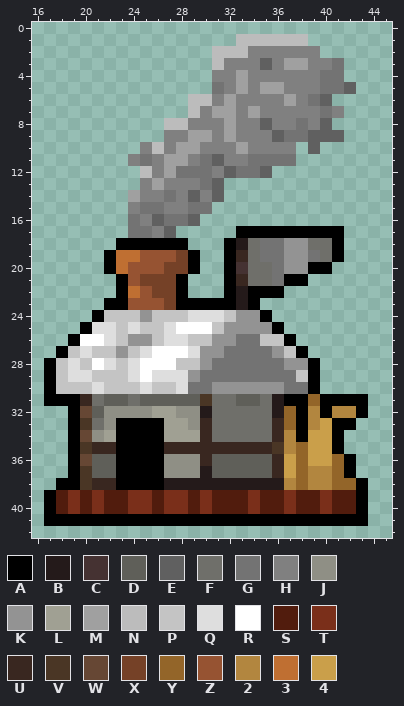
Pixel-art sprite -- KrampitzKreutzwiserSettlersOfCatan/src/textures/playerPieces/whiteHouseSmoke1.png. That is the earlier state.
The file is 60x60 pixels. Colours within 5 levels of each other are drawn and written as one. Shown: x 16..45, y 0..42.
Palette (. is transparent): A #000000  B #241a1a  C #453232  D #5f5f59  E #606060  F #6f6f6a  G #737373  H #808080  J #8f8f85  K #939393  L #a0a093  M #a0a0a0  N #bcbcbc  P #c4c4c4  Q #dedede  R #ffffff  S #511c0d  T #7a2f1a  U #392720  V #4a3625  W #664734  X #754127  Y #936529  Z #965332  2 #b2863f  3 #bf6f32  4 #ca9f4a
Pixels before, first column x 17:
 1 ................NNNNNN.....
 2 ..............NNNHHHHHH....
 3 ..............NHHHEHMMHHG..
 4 ..............HHMHHHHHHGG..
 5 ..............GHMHMMHHHGGE.
 6 ............NNHMHHHHMHGE...
 7 ............NHMMHMHHHHHGH..
 8 ..........NNHHHMHHEHHGHE...
 9 ..........HHMMHMHHHEGGEEE..
10 ........HNHMMHHHMHHHH.E....
11 .......HGHMMHGEHHGGGG......
12 ........NHMGGGHEGGE........
13 ........HMHHHGE............
14 .......MHHGHEHE............
15 .......HGGHHGG.............
16 .......GHEGGE..............
17 .......GGHE.....AAAAAAAAA..
18 ......AAAAAA...ABFGGKKFFA..
19 .....A33ZZZXA..AUFGGKKGFA..
20 .....A3ZZZXXA..ACFFGKKAA...
21 ......AZXXXA...AUFFGAA.....
22 ......A3ZXXA...ABAAA.......
23 .....AAZZZXAAAAABA.........
24 ....APPPKPPPQQQPKKA........
25 ...AQQPQPPQRRRPKKKKA.......
26 ..ARRQPKKPQQPPKKGGPPA......
27 .APQPPKPQRRRQKKGGGGKPA.....
28 APQPRQPQRRRPPKGGGGGGKKA....
29 APQQPPPQRQQQKGGGGGGGGPA....
30 APPPQPPPQPPQGGKKKKKKGGA....
31 AAAUFDDFDDDDDVFFDDFBAAYAAAA
32 ..AWDJJJJLLJJBFFFFFBYA2A22A
33 ..AVFJAAAALLJUFFFFFUYA24AA.
34 ..AWJLAAAALLLUFFFFFU2A44A..
35 ..AVUUAAAAUUUUUUUUUV2Y44A..
36 ..AWDDAAAAJJJUDDDDDU4Y44YA.
37 ..AVDDAAAAJJJBDDDDDU4Y22YA.
38 .AAVUUAAAABBBBBBBBBB2Y22YYA
39 ASTSTSSTTSTTSTSSSTSSTSSTSSA
40 ASTSTSSTTSTTSTSSSTSSTSSTSSA
41 AAAAAAAAAAAAAAAAAAAAAAAAAAA
Once edited:
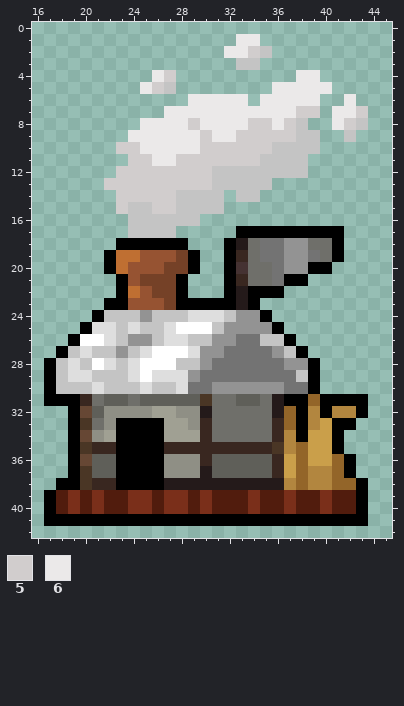
Colours new in this view: 5 #d1cdcd  6 #ebe9e9
Commit: change over the remaining 3 settlements to sages smoke design
The exact change:
There is now colour 5 in row 4 at x 27; in row 5 at x 26; in row 7 at x 43; in row 8 at x 42; in row 10 at x 23 to 24; in row 12 at x 23 to 24.
There is now colour 5 in row 13 at x 22 to 24; in rows 14 to 15 at x 23.
The edit turns colour E into colour 5 in row 8 at x 35; in row 9 at x 36; in row 11 at x 31.
The edit turns colour G into colour 5 in row 9 at x 37; in row 11 at x 25, 30 and 34; in row 12 at x 28 to 30; in row 13 at x 30; in row 14 at x 27; in row 15 at x 26.
The edit turns colour H into colour 5 in row 2 at x 34; in row 7 at x 38 to 39; in row 8 at x 29, 34 and 37; in row 9 at x 33 to 35; in row 10 at x 30 to 32 and 34 to 35; in row 11 at x 24, 29 and 32 to 33.
The edit turns colour H into colour 5 in row 12 at x 26; in row 13 at x 25 and 27 to 29; in row 14 at x 25 to 26; in row 15 at x 27.
The edit turns colour M into colour 5 in row 9 at x 30; in row 10 at x 33; in row 11 at x 28; in row 12 at x 27; in row 13 at x 26; in row 14 at x 24.
The edit turns colour N into colour 5 in row 12 at x 25.
There is now colour 6 in row 4 at x 26; in row 5 at x 25; in row 6 at x 42; in row 7 at x 27 to 28 and 42; in row 8 at x 25 to 26 and 41; in row 9 at x 24 to 26.
The edit turns colour G into colour 6 in row 5 at x 40; in row 6 at x 39.
The edit turns colour H into colour 6 in row 4 at x 38 to 39; in row 5 at x 37 to 39; in row 6 at x 31, 33, 35 to 36 and 38; in row 7 at x 30, 33, 35 to 37 and 41; in row 8 at x 30 to 31, 33 and 36; in row 9 at x 27 to 28 and 31.
The edit turns colour H into colour 6 in row 10 at x 25 and 27; in row 11 at x 26.
The edit turns colour M into colour 6 in row 5 at x 36; in row 6 at x 32 and 37; in row 7 at x 31 to 32 and 34; in row 8 at x 32; in row 9 at x 29 and 32; in row 10 at x 28 to 29.
The edit turns colour M into colour 6 in row 11 at x 27.
The edit turns colour N into colour 6 in row 1 at x 33 to 34; in row 2 at x 32 to 33; in row 6 at x 29 to 30; in row 7 at x 29; in row 8 at x 27 to 28; in row 10 at x 26.
There is now colour P in row 5 at x 27; in row 8 at x 43; in row 9 at x 42; in rows 10 to 11 at x 38; in row 12 at x 36 to 38; in row 13 at x 32 to 35.
There is now colour P in row 14 at x 33 to 34; in row 15 at x 31.
The edit turns colour E into colour P in rows 9 to 10 at x 39; in row 12 at x 32 and 35; in row 13 at x 31; in row 14 at x 29 and 31; in row 16 at x 26 and 29; in row 17 at x 27.
The edit turns colour G into colour P in rows 8 to 9 at x 38; in row 11 at x 35 to 37; in row 12 at x 33 to 34; in row 15 at x 25 and 29 to 30; in row 16 at x 24 and 27 to 28; in row 17 at x 24 to 25.
The edit turns colour H into colour P in row 2 at x 35; in row 3 at x 33 to 34; in row 10 at x 36 to 37; in row 12 at x 31; in row 14 at x 28 and 30; in row 15 at x 24 and 28.
The edit turns colour H into colour P in row 16 at x 25; in row 17 at x 26.
Colour E is gone in row 3 at x 35; in row 5 at x 42; in row 6 at x 40; in row 8 at x 40; in row 9 at x 40 to 41.
Colour G is gone in row 3 at x 41; in row 4 at x 40 to 41; in row 5 at x 31 and 41; in row 7 at x 40.
Colour H is gone in row 2 at x 36 to 39; in row 3 at x 32, 36 and 39 to 40; in row 4 at x 31 to 32 and 34 to 37; in row 5 at x 32 and 34; in row 6 at x 34; in row 8 at x 39.
Colour M is gone in row 3 at x 37 to 38; in row 4 at x 33; in row 5 at x 33 and 35.
Colour N is gone in row 1 at x 35 to 38; in rows 2 to 3 at x 31.
Changed places in both pictures, as pixel boxes (x1, y1, x2, y2):
changed: (104, 34, 368, 238)
